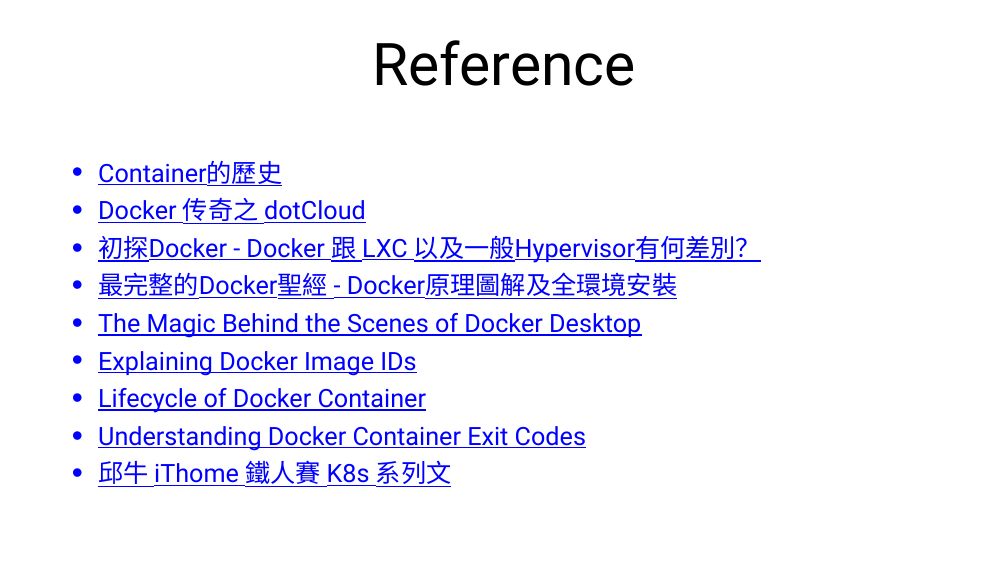
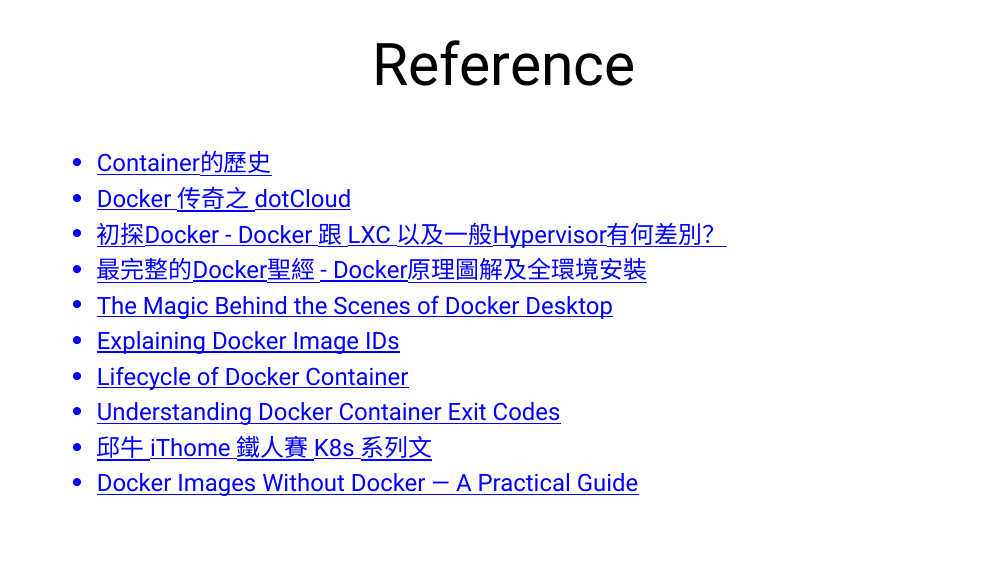
Before and after one commit to cathaylife-devops/docker-tutorial, a slide deck: slide 49 of docker-tutorial.pptx. Drawn at 1008x567 pixels with LibreOffice and Linux fonts; fonts in the diff are those of the drawing. Boxes give left, top, right and bottom in pixels: in the first picture for what was removed or moved away, otherwise in the second. Text is boxed around its words. In the diff, an @@ line names an element or a change of style, - is before the commit and + after.

Commit message:
update slide

```diff
--- a/docker-tutorial.pptx
+++ b/docker-tutorial.pptx
@@ text at (x1=97, y1=151, x2=727, y2=461): size 48 to 45.6 pt in "Container的歷史", "Docker 传奇之 dotCloud", "初探Docker - Docker 跟 LXC 以及一般Hypervisor有何差別？", "最完整的Docker聖經 - Docker原理圖解及全環境安裝" and 5 more places; indent changed; less space between paragraphs @@
@@ text at (x1=97, y1=473, x2=638, y2=496): paragraph added @@
+• Docker Images Without Docker — A Practical Guide
```
Also in this commit, not shown: 3 other slides changed, 2 other files.
